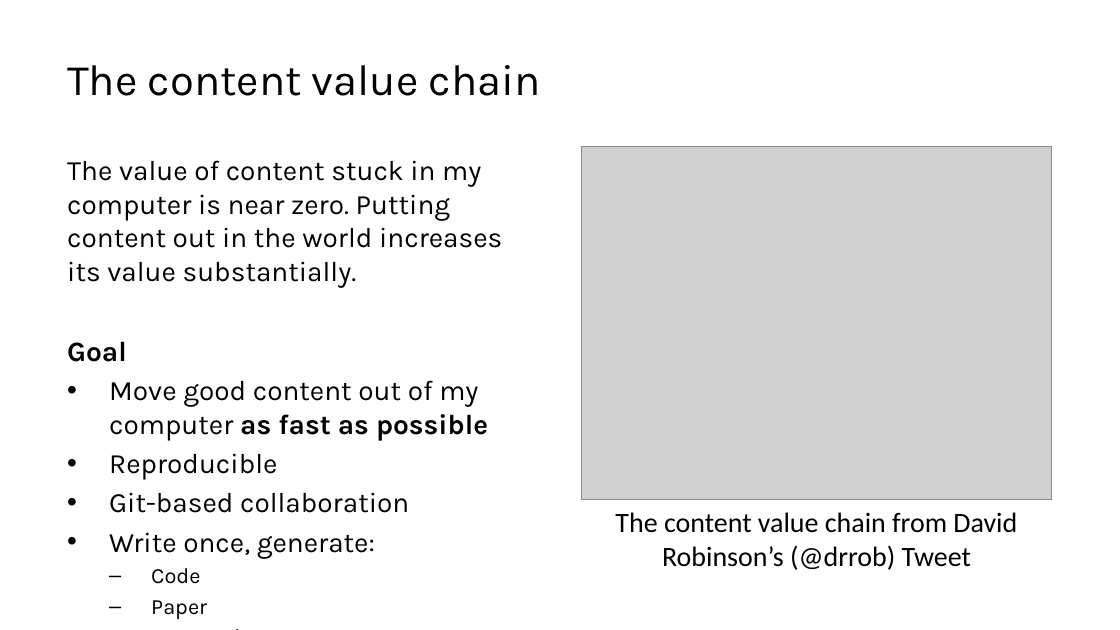
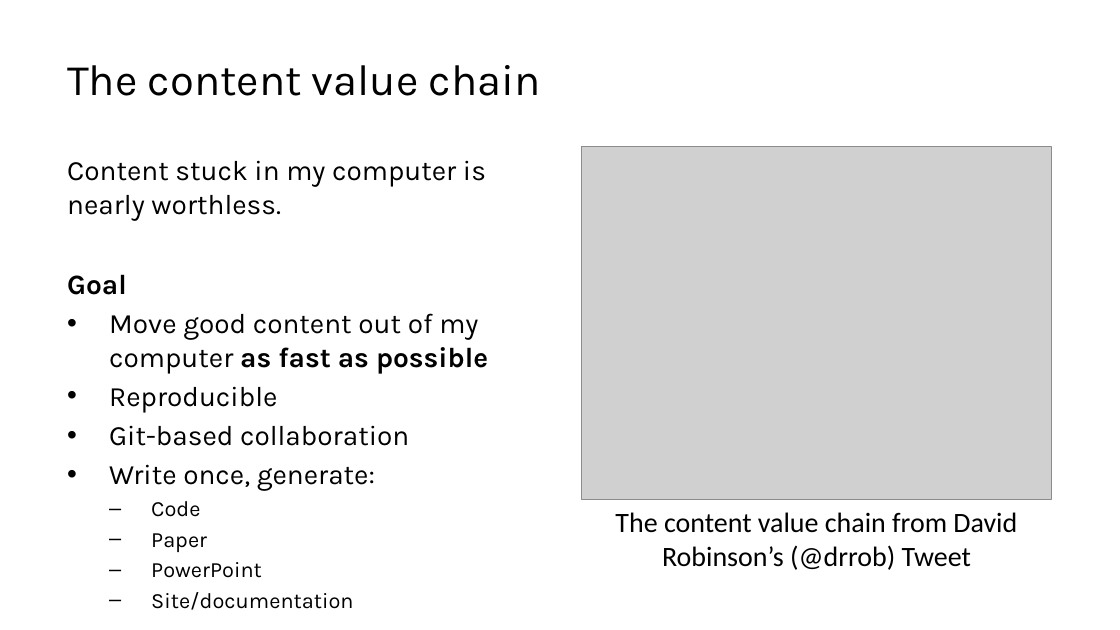
Before and after one commit to lucas-a-meyer/using-quarto, a slide deck: slide 3 of docs/presentation.pptx. Drawn at 1120x630 pixels with LibreOffice and Linux fonts; fonts in the diff are those of the drawing; grey boxes stand for pictures. Boxes give left, top, right and bottom in pixels: in the first picture for what was removed or moved away, otherwise in the second. Text is boxed around its words. In the diff, an @@ line names an element or a change of style, - is before the commit and + after.

```diff
--- a/docs/presentation.pptx
+++ b/docs/presentation.pptx
@@ text at [67,160,486,220]: text changed @@
-The value of content stuck in my computer is near zero. Putting content out in the world increases its value substantially.
+Content stuck in my computer is nearly worthless.
```
Also in this commit, not shown: 2 other slides changed, 2 slides added, 11 other files.
